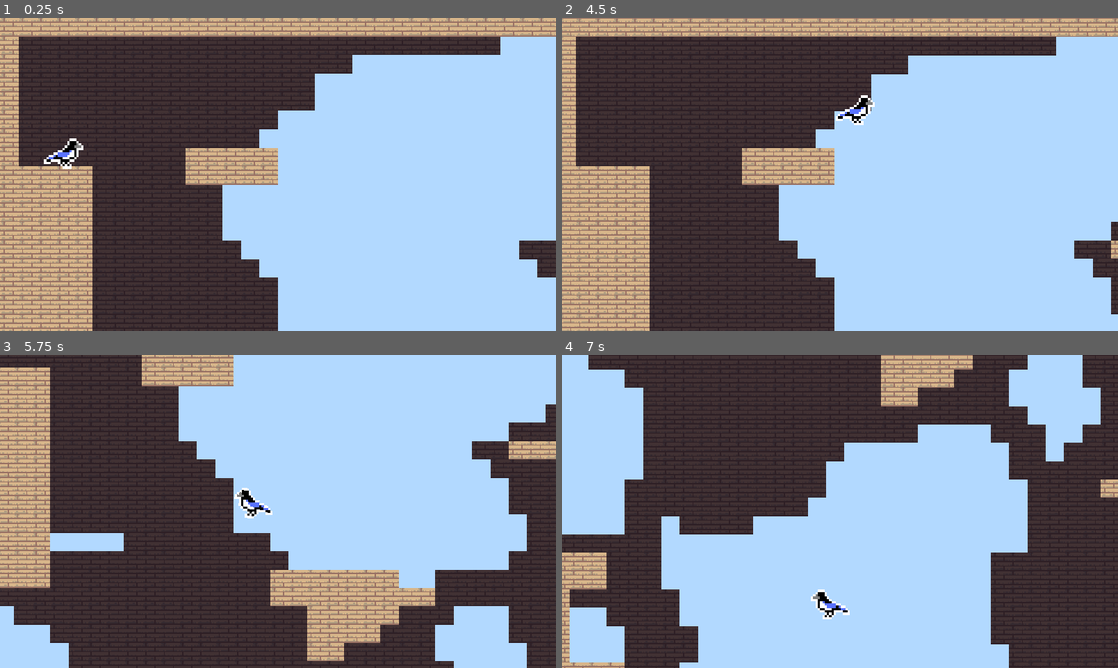
Above: before the commit, frames 1-4 (two rows, left to right).
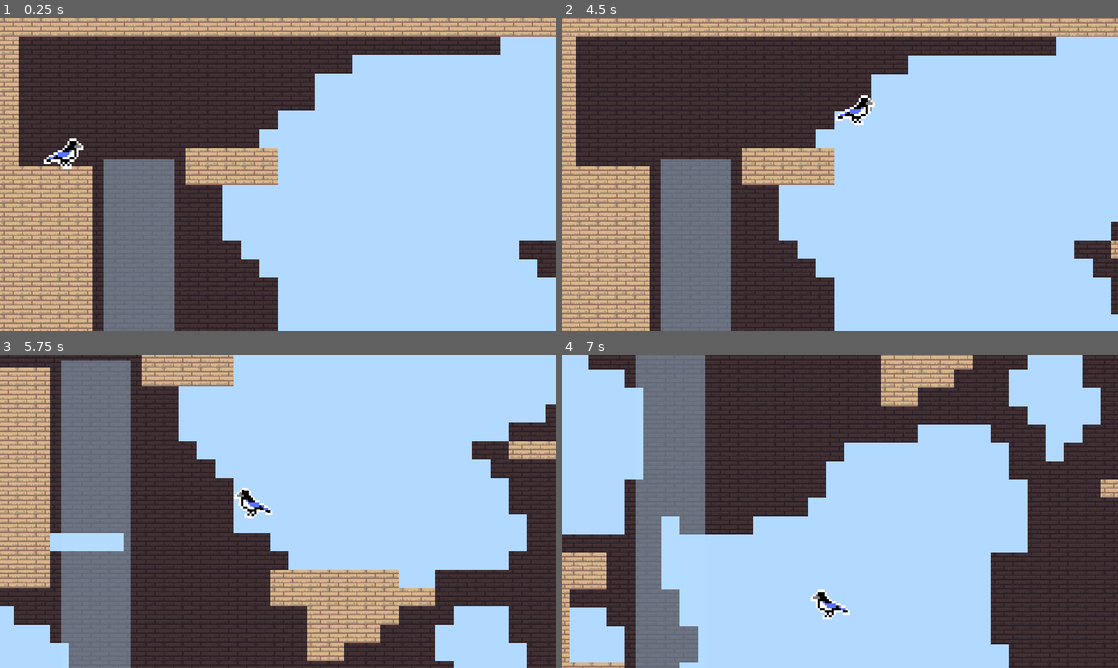
Above: after the commit, the same moments.

Repository: Temulgeh/melopie
Game: Godot game, scene res://Levels/TestLevel.tscn
The game is run twice, just before and just after one commit, with the same random seed, the same clock (stepped at 60 frames per second) and the same inputs.
Inputs:
- Up to frame 1 (0.25 s): no input
- Up to frame 2 (4.5 s): click "Resume Game" at 0.5 s; tap Enter at 1.25 s; hold Right (right) 1.28-2.78 s; tap C (jump) at 1.52, 1.82, 2.27, 2.57, 3.77, 4.07 s; hold Left (left) 2.78-3.53 s; hold Right (right) from 3.53 s (still down)
- Up to frame 3 (5.75 s): tap C (jump) at 4.52, 4.82, 5.27, 5.57 s; release Right (right) at 5.03 s; hold Left (left) from 5.03 s (still down)
- Up to frame 4 (7 s): release Left (left) at 5.78 s; hold Right (right) 5.78-6.53 s; hold Left (left) from 6.53 s (still down); tap C (jump) at 6.77 s

The runs differ from the first frame. In frame 1, 7.0% of the frame differs, in the area x 18-32%, y 45-100%; in frame 2, 6.9%; in frame 3, 12%, in the area x 11-24%, y 1-100%; in frame 4, 9.8%.

Commit message:
Start add Chepoints and death

Diff:
--- a/MelopieProjectFiles/Actors/Player/Player.gd
+++ b/MelopieProjectFiles/Actors/Player/Player.gd
@@ -63,6 +63,10 @@
 var facing: int = 1
 var gliding_lift_coeff: float
 var gliding_drag_coeff: float
+
+
+func _ready():
+	Global.player = self
 
 
 func _input(event):
--- a/MelopieProjectFiles/Globals/TheAllSeeingEye.gd
+++ b/MelopieProjectFiles/Globals/Global.gd
@@ -1,5 +1,8 @@
 extends Node
 
 
+var player: Node
+var checkpoint: Vector2
+
 func mince():
 	print("mince")
--- a/MelopieProjectFiles/Globals/TheAllSeeingEye.tscn
+++ b/MelopieProjectFiles/Globals/Global.tscn
@@ -1,6 +1,7 @@
 [gd_scene load_steps=2 format=2]
 
-[ext_resource path="res://Globals/TheAllSeeingEye.gd" type="Script" id=1]
+[ext_resource path="res://Globals/Global.gd" type="Script" id=1]
+
 
 [node name="TheAllSeeingEye" type="Node"]
 script = ExtResource( 1 )
--- /dev/null
+++ b/MelopieProjectFiles/LevelElements/DeathTrigger/DeathTrigger.gd
@@ -0,0 +1,10 @@
+extends Area2D
+
+
+
+# Called when the node enters the scene tree for the first time.
+func _ready():
+	connect("body_entered", self, "on_body_entered")
+
+
+func on_body_entered(body: Node2D):
--- a/MelopieProjectFiles/LevelElements/LevelChangeTrigger/LevelChangeTrigger.tscn
+++ b/MelopieProjectFiles/LevelElements/LevelChangeTrigger/LevelChangeTrigger.tscn
@@ -11,5 +11,3 @@
 
 [node name="CollisionShape2D" type="CollisionShape2D" parent="."]
 shape = SubResource( 1 )
-
-[node name="ExitAnimation" type="AnimationPlayer" parent="."]
--- a/MelopieProjectFiles/LevelElements/Wind/Wind.tscn
+++ b/MelopieProjectFiles/LevelElements/Wind/Wind.tscn
@@ -12,3 +12,13 @@
 
 [node name="CollisionShape2D" type="CollisionShape2D" parent="."]
 shape = SubResource( 1 )
+
+[node name="ColorRect" type="ColorRect" parent="."]
+margin_left = -20.0
+margin_top = -20.0
+margin_right = 20.0
+margin_bottom = 20.0
+color = Color( 0.72549, 0.890196, 1, 0.380392 )
+__meta__ = {
+"_edit_use_anchors_": false
+}
--- /dev/null
+++ b/MelopieProjectFiles/MetaElements/CheckPointTrigger/Checkpoint.gd
@@ -0,0 +1,16 @@
+extends Area2D
+
+
+# Declare member variables here. Examples:
+# var a = 2
+# var b = "text"
+
+
+# Called when the node enters the scene tree for the first time.
+func _ready():
+	connect("body_entered", self, "on_body_entered")
+
+
+# Called every frame. 'delta' is the elapsed time since the previous frame.
+#func _process(delta):
+#	pass
--- /dev/null
+++ b/MelopieProjectFiles/MetaElements/CheckPointTrigger/Checkpoint.tscn
@@ -0,0 +1,8 @@
+[gd_scene load_steps=2 format=2]
+
+[sub_resource type="RectangleShape2D" id=1]
+
+[node name="Area2D" type="Area2D"]
+
+[node name="CollisionShape2D" type="CollisionShape2D" parent="."]
+shape = SubResource( 1 )
--- a/MelopieProjectFiles/MetaElements/LevelChange/LevelChange.tscn
+++ b/MelopieProjectFiles/MetaElements/LevelChange/LevelChange.tscn
@@ -4,3 +4,5 @@
 
 [node name="LevelChange" type="Node2D"]
 script = ExtResource( 1 )
+
+[node name="AnimationPlayer" type="AnimationPlayer" parent="."]
--- a/MelopieProjectFiles/project.godot
+++ b/MelopieProjectFiles/project.godot
@@ -16,8 +16,9 @@
 
 [autoload]
 
+LevelChange="*res://MetaElements/LevelChange/LevelChange.tscn"
 PauseMenu="*res://MetaElements/PauseMenu/PauseMenu.tscn"
-LevelChange="*res://MetaElements/LevelChange/LevelChange.tscn"
+Global="*res://Globals/Global.tscn"
 
 [display]
 
@@ -73,6 +74,7 @@
 
 2d_physics/layer_1="Player"
 2d_physics/layer_2="WindPushed"
+2d_physics/layer_3="LevelExit"
 2d_physics/layer_4="Terrain"
 2d_physics/layer_9="CameraBorders"
 
